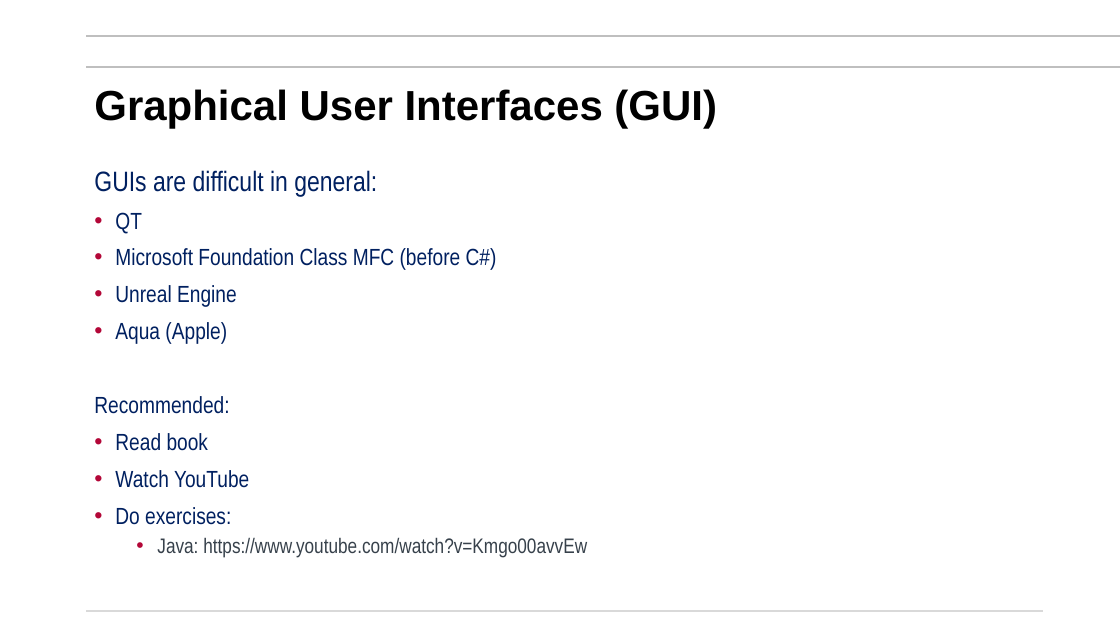
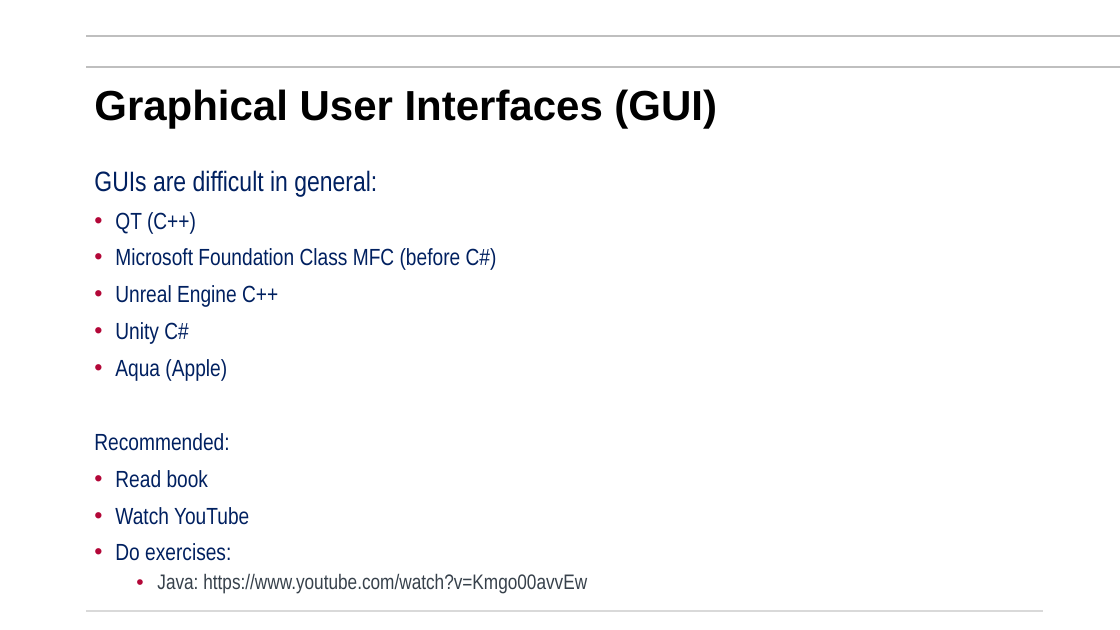
Before and after one commit to mikegrace2/CSEN160-Fall2026-Course-Website, a slide deck: slide 3 of lectures/Week03_UMLAWTSwingGraphics/2_SwingAWTEventsGraphics2D_V4.pptx. Drawn at 1120x630 pixels with LibreOffice and Linux fonts; fonts in the diff are those of the drawing; background and template pictures are left out. Boxes give left, top, right and bottom in pixels: in the first picture for what was removed or moved away, otherwise in the second. Text is boxed around its words. In the diff, an @@ line names an element or a change of style, - is before the commit and + after.

```diff
--- a/lectures/Week03_UMLAWTSwingGraphics/2_SwingAWTEventsGraphics2D_V4.pptx
+++ b/lectures/Week03_UMLAWTSwingGraphics/2_SwingAWTEventsGraphics2D_V4.pptx
@@ text at [115,212,196,234]: text changed @@
-• QT
+• QT (C++)
@@ text at [115,285,278,344]: text changed @@
-• Unreal Engine
+• Unreal Engine C++
+• Unity C#
```
Also in this commit, not shown: 2 other slides changed, 5 other files.
